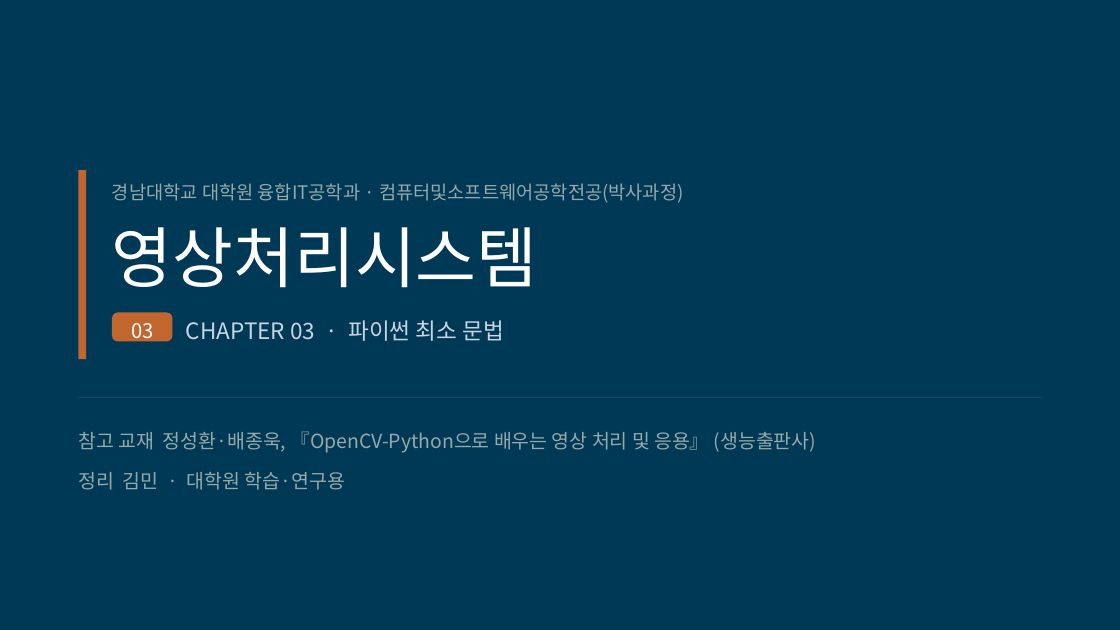
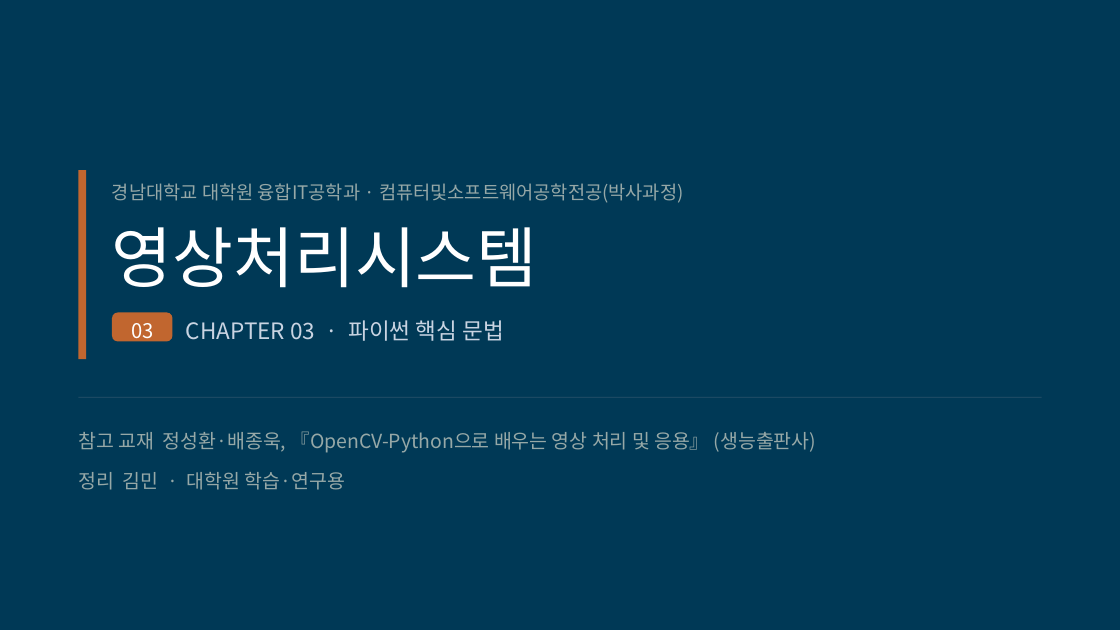
Before and after one commit to kkiimmiinn/cs-study-lab, a slide deck: slide 1 of ips/영상처리시스템_CH03.pptx. Drawn at 1120x630 pixels with LibreOffice and Linux fonts; fonts in the diff are those of the drawing. Boxes give left, top, right and bottom in pixels: in the first picture for what was removed or moved away, otherwise in the second. Text is boxed around its words. In the diff, an @@ line names an element or a change of style, - is before the commit and + after.

```diff
--- a/ips/영상처리시스템_CH03.pptx
+++ b/ips/영상처리시스템_CH03.pptx
@@ text at (186, 320, 504, 341): text changed @@
-CHAPTER 03 · 파이썬 최소 문법
+CHAPTER 03 · 파이썬 핵심 문법
```
Also in this commit, not shown: 14 other slides changed, 50 other files.
